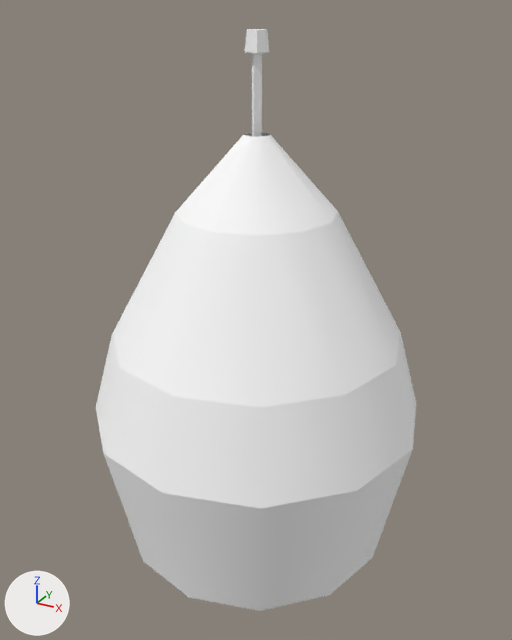
A saved change to the glTF model games/yorimichi/assets/belmonte/meshes/SM_BM_BVV_HayStack.glb.
Camera for both pictures: a 50 mm lens placed at (3.15, -5.74, 5.11), pointed at (0.02, -0.04, 2.27). Lighting does not change. The marker at lower left points along +X, +Y and +Z. The first picture is the older version. Vertices at exactly the same position are counted once.

Names of what the first picture shows: 'SM_BM_BVV_HayStack'.
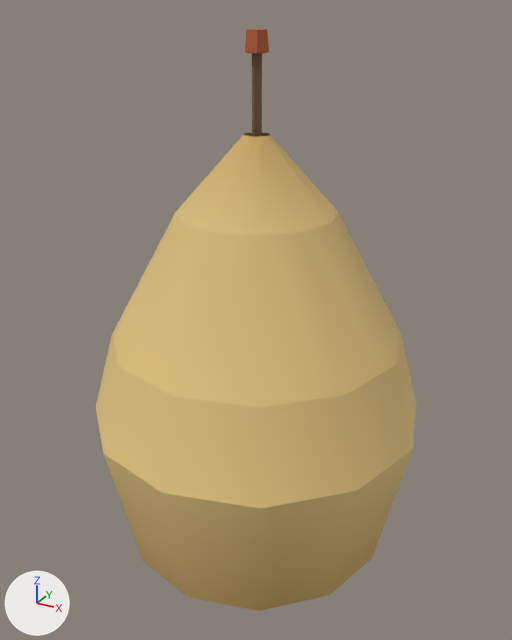
Location of each change, [x1, y1, x2, y2] in pixels of the pictures (512 x 640 px):
part 1 of me_sm_bvv_haystack, recoloured (darker): [103, 132, 413, 611] in both
part 2 of me_sm_bvv_haystack, recoloured (white to orange): [245, 29, 269, 137] in both
part 3 of me_sm_bvv_haystack, recoloured (white to beige): [96, 215, 416, 509] in both

The edits, one by one:
me_sm_bvv_haystack has 82 vertices, 128 faces and spans x -1.7..1.7, y -1.7..1.7, z -0.2..4.95.
me_sm_bvv_haystack is used by ob_sm_bm_bvv_haystack; location (0.0, 0.0, 0.0).
me_sm_bvv_haystack part 1: 60 faces centred in x -1.46..1.46, y -1.46..1.46, z 0.29..3.84 are repainted in the vertex colours; the middle colour goes from white #ffffff to yellow #dabe7b.
me_sm_bvv_haystack part 2: 32 faces centred in x -0.09..0.09, y -0.1..0.1, z 4.12..4.95 are repainted in the vertex colours; the middle colour goes from white #ffffff to orange #b35c38.
me_sm_bvv_haystack part 3: 36 faces centred in x -1.48..1.48, y -1.48..1.48, z 1.54..2.52 are repainted in the vertex colours; the middle colour goes from white #ffffff to beige #e4c681.
